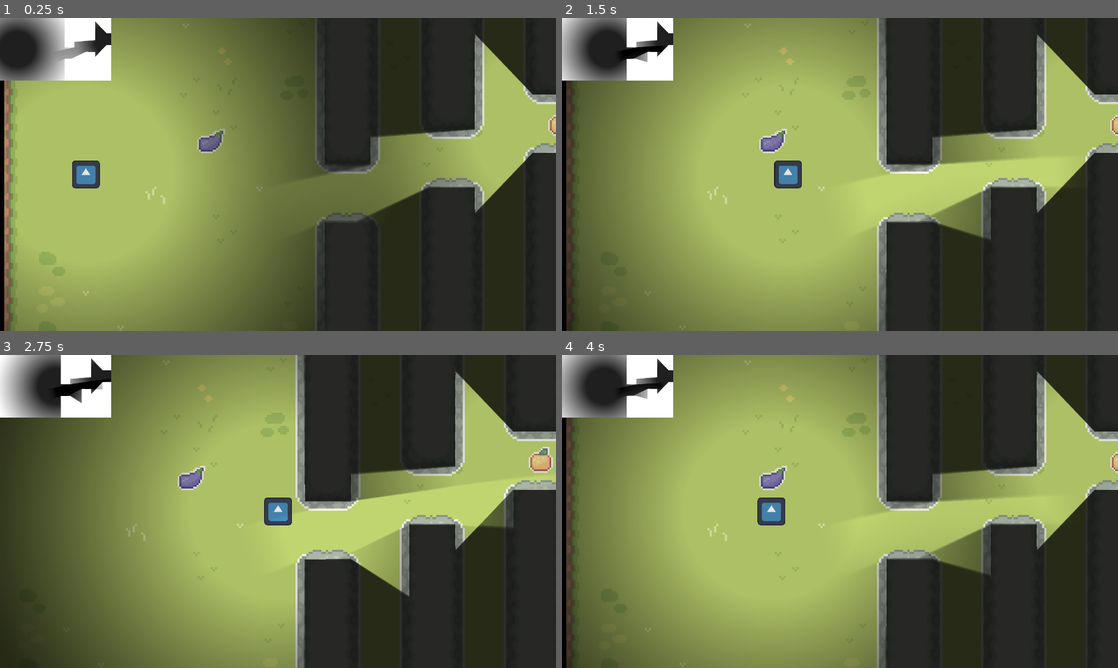
Above: before the commit, frames 1-4 (two rows, left to right).
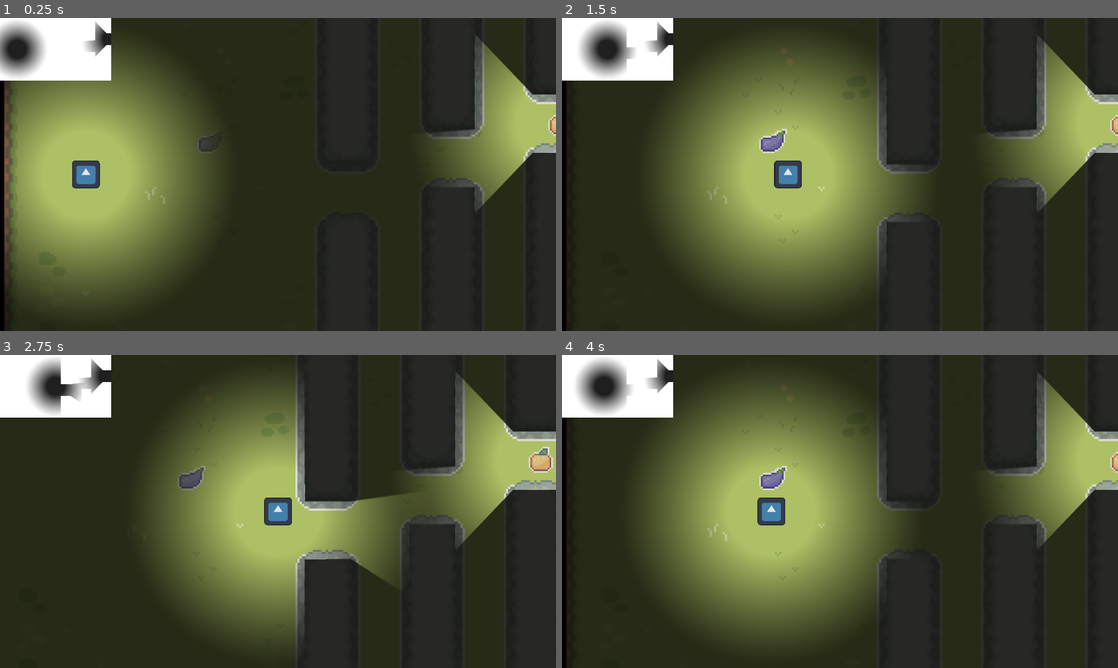
Above: after the commit, the same moments.

Repository: Max-Goad/infiltrate
Game: Godot game, scene res://scenes/test.tscn
Two runs of this game, one before a commit and one after it. Both use one fixed random seed, a clock stepped at 60 frames per second and the inputs below. The engine's default icon, where the game draws it, is replaced by a stand-in: a white triangle on a blue panel in a dark square.
Inputs (mouse positions are in pixels of both pictures, inside the frame that each line leads up to):
- Up to frame 1 (0.25 s): no input
- Up to frame 2 (1.5 s): tap Enter at 0.5 s; move the mouse to (962, 158) at 0.52 s; hold Right (player_right) 0.53-1.25 s; click (962, 158) at 0.67 s; drag from (728, 190) to (812, 237) at 1.27 s
- Up to frame 3 (2.75 s): tap Space at 2 s; move the mouse to (333, 442) at 2.02 s; hold Right (player_right) from 2.03 s (still down)
- Up to frame 4 (4 s): release Right (player_right) at 2.75 s; tap Enter at 2.75 s; drag from (812, 574) to (673, 464) at 2.77 s; tap Space at 3.5 s; move the mouse to (1006, 558) at 3.52 s; hold Left (player_left) from 3.53 s (still down)

The runs differ from the first frame. In frame 1, 57% of the frame differs, in the area x 0-94%, y 0-100%; in frame 2, 59%; in frame 3, 53%; in frame 4, 59%.

Commit message:
Refactored map renderer to use cameras instead of manual (inverse) object movement

Diff:
--- a/project.godot
+++ b/project.godot
@@ -14,6 +14,10 @@
 run/main_scene="res://scenes/test.tscn"
 config/features=PackedStringArray("4.3", "Forward Plus")
 config/icon="res://icon.svg"
+
+[debug]
+
+gdscript/warnings/shadowed_variable=0
 
 [display]
 
--- a/scenes/map_renderer.tscn
+++ b/scenes/map_renderer.tscn
@@ -1,8 +1,7 @@
-[gd_scene load_steps=8 format=3 uid="uid://sh3yljpf73t7"]
+[gd_scene load_steps=7 format=3 uid="uid://sh3yljpf73t7"]
 
 [ext_resource type="Shader" path="res://resources/masked_texture.gdshader" id="1_1fnjm"]
 [ext_resource type="Script" path="res://scripts/map_renderer.gd" id="1_1u0w6"]
-[ext_resource type="Script" path="res://scripts/camera_adjusting_viewport.gd" id="3_piwvl"]
 
 [sub_resource type="ViewportTexture" id="ViewportTexture_djdf3"]
 viewport_path = NodePath("Mask")
@@ -32,8 +31,6 @@
 
 [node name="Overlay" type="SubViewport" parent="."]
 size = Vector2i(1280, 720)
-script = ExtResource("3_piwvl")
 
 [node name="Mask" type="SubViewport" parent="."]
 size = Vector2i(1280, 720)
-script = ExtResource("3_piwvl")
--- a/scenes/test.tscn
+++ b/scenes/test.tscn
@@ -61,7 +61,6 @@
 
 [node name="LightComponent" type="Node2D" parent="Test Static Light"]
 script = ExtResource("7_8fgcr")
-relativity = 1
 
 [node name="Player" type="CharacterBody2D" parent="."]
 position = Vector2(198, 557)
@@ -85,7 +84,6 @@
 
 [node name="LightComponent" type="Node2D" parent="Player"]
 script = ExtResource("7_8fgcr")
-relativity = 1
 
 [node name="Camera2D" type="Camera2D" parent="." node_paths=PackedStringArray("map", "follow")]
 script = ExtResource("9_36oxv")
--- a/scenes/visibility_light.tscn
+++ b/scenes/uv_map_light.tscn
@@ -1,6 +1,6 @@
 [gd_scene load_steps=4 format=3 uid="uid://c1ont37t30mn7"]
 
-[ext_resource type="Script" path="res://scripts/visibility_light.gd" id="1_m00vt"]
+[ext_resource type="Script" path="res://scripts/uv_map_light.gd" id="1_g44fe"]
 
 [sub_resource type="Gradient" id="Gradient_evf6e"]
 interpolation_color_space = 2
@@ -20,4 +20,4 @@
 shadow_filter = 1
 texture = SubResource("GradientTexture2D_rf2tg")
 texture_scale = 2.0
-script = ExtResource("1_m00vt")
+script = ExtResource("1_g44fe")
--- a/scripts/camera_adjusting_viewport.gd
+++ /dev/null
@@ -1,40 +0,0 @@
-class_name CameraAdjustingViewport extends SubViewport
-
-#region Variables
-var camera: MapBoundedFollowCamera
-var camera_size: Vector2
-var map_layers: Array[TileMapLayer]
-var lights: Array[VisibilityLight]
-#endregion
-
-#region Signals
-#endregion
-
-#region Engine Functions
-func _ready() -> void:
-	self.size = get_window().size
-#endregion
-
-#region Public Functions
-func register_camera(camera: MapBoundedFollowCamera):
-	self.camera = camera
-
-func register_map_layer(layer: TileMapLayer):
-	map_layers.push_back(layer)
-	add_child(layer)
-
-func register_light(light: VisibilityLight):
-	lights.push_back(light)
-	add_child(light)
-
-func update():
-	assert(camera)
-	var target_position = -camera.get_screen_center_position() + camera.get_centered_position()
-	for layer in map_layers:
-		layer.global_position = target_position
-	for light in lights:
-		light.update_position(target_position)
-#endregion
-
-#region Private Functions
-#endregion
--- a/scripts/components/light_component.gd
+++ b/scripts/components/light_component.gd
@@ -1,33 +1,20 @@
 class_name LightComponent extends Node2D
 
-const VISIBILITY_LIGHT = preload("res://scenes/visibility_light.tscn")
-
-enum Relativity {
-	## World-relative lights, such as static lights,
-	## are unaffected by the camera's current position.
-	WORLD_RELATIVE = 0,
-	## Camera-relative lights, such as the player light,
-	## set their positions based on the camera space.
-	CAMERA_RELATIVE,
-}
-
 #region Variables
-@export var relativity: Relativity
-@export_range(0.1, 5.0) var intensity := 1.0
-var light: VisibilityLight
+@export_range(0.1, 5.0) var intensity := 1.0 :
+	set(value):
+		intensity = value
+		settings_changed.emit()
 #endregion
 
 #region Signals
+signal settings_changed
 #endregion
 
 #region Engine Functions
 #endregion
 
 #region Public Functions
-func generate_light() -> VisibilityLight:
-	light = VISIBILITY_LIGHT.instantiate()
-	light.component = self
-	return light
 #endregion
 
 #region Private Functions
--- a/scripts/map_bounded_follow_camera.gd
+++ b/scripts/map_bounded_follow_camera.gd
@@ -28,8 +28,6 @@
 			_update_rotation()
 			_update_bound()
 		scene_camera.position = follow.position
-
-	self.drag_vertical_offset
 #endregion
 
 #region Public Functions
@@ -37,8 +35,8 @@
 	self.map = map
 	_update_bound()
 
-func get_centered_position() -> Vector2:
-	return get_viewport_rect().size / 2
+func screen_center() -> Vector2:
+	return get_window().size / 2
 #endregion
 
 #region Private Functions
--- a/scripts/map_renderer.gd
+++ b/scripts/map_renderer.gd
@@ -12,10 +12,10 @@
 
 ## The overlay is the faded portion of the map which is displayed
 ## over top of everything else when no there is no vision.
-@onready var overlay: CameraAdjustingViewport = $Overlay
+@onready var overlay: SubViewport = $Overlay
 ## The mask "cuts a hole" through the overlay (using lights)
 ## in order to reveal the real map below it.
-@onready var mask: CameraAdjustingViewport = $Mask
+@onready var mask: SubViewport = $Mask
 
 @onready var render: Sprite2D = $Render
 
@@ -30,32 +30,25 @@
 func _ready() -> void:
 	assert(map)
 	assert(camera)
-	overlay.register_camera(camera)
-	mask.register_camera(camera)
-	for layer in map.layers:
-		overlay.register_map_layer(_apply_overlay_adjustments(layer.duplicate()))
-		mask.register_map_layer(_apply_mask_shader(layer.duplicate()))
-	for component in light_components:
-		mask.register_light(component.generate_light())
-	render.offset = camera.get_centered_position()
-	mask_debug_display.offset = camera.get_centered_position()
+	assert(len(light_components) > 0)
+
+	overlay.add_child(UVMapCamera.new(camera))
+	mask.add_child(UVMapCamera.new(camera))
+	for ref_layer in map.layers:
+		overlay.add_child(UVMapLayer.generate_overlay(ref_layer))
+		mask.add_child(UVMapLayer.generate_mask(ref_layer))
+	for ref_comp in light_components:
+		# Only add the lights to the mask; the actual lights will exist in the real map
+		mask.add_child(UVMapLight.generate(ref_comp))
+
+	render.offset = camera.screen_center()
+	mask_debug_display.offset = camera.screen_center()
 	mask_debug_display.visible = show_debug_mask
 	self.show()
-
-func _process(_delta: float) -> void:
-	overlay.update()
-	mask.update()
 #endregion
 
 #region Public Functions
 #endregion
 
 #region Private Functions
-func _apply_overlay_adjustments(layer: TileMapLayer) -> TileMapLayer:
-	layer.modulate.v = 0.2
-	return layer
-
-func _apply_mask_shader(layer: TileMapLayer) -> TileMapLayer:
-	layer.material = MASK_MATERIAL
-	return layer
 #endregion
--- /dev/null
+++ b/scripts/uv_map_camera.gd
@@ -0,0 +1,12 @@
+class_name UVMapCamera extends Camera2D
+
+var reference: Camera2D
+
+func _init(reference: Camera2D):
+	self.reference = reference
+
+func _process(_delta: float) -> void:
+	# We don't use the reference's position because for some dumb reason
+	# the "position" of the camera continues to increment/decrement even
+	# when it is stopped by the specified bound limits.
+	self.global_position = reference.get_screen_center_position()
--- /dev/null
+++ b/scripts/uv_map_layer.gd
@@ -0,0 +1,13 @@
+class_name UVMapLayer extends TileMapLayer
+
+const MASK_MATERIAL: Material = preload("res://resources/shaders/all_white.tres")
+
+static func generate_overlay(reference: TileMapLayer) -> UVMapLayer:
+	var uv_map_layer: TileMapLayer = reference.duplicate()
+	uv_map_layer.modulate.v = 0.2
+	return uv_map_layer
+
+static func generate_mask(reference: TileMapLayer) -> UVMapLayer:
+	var uv_map_layer: TileMapLayer = reference.duplicate()
+	uv_map_layer.material = MASK_MATERIAL
+	return uv_map_layer
--- /dev/null
+++ b/scripts/uv_map_light.gd
@@ -0,0 +1,18 @@
+class_name UVMapLight extends PointLight2D
+
+const UV_MAP_LIGHT_TEMPLATE = preload("res://scenes/uv_map_light.tscn")
+
+var reference: LightComponent
+
+static func generate(reference: LightComponent) -> UVMapLight:
+	var uv_map_light: UVMapLight = UV_MAP_LIGHT_TEMPLATE.instantiate()
+	uv_map_light.reference = reference
+	reference.settings_changed.connect(uv_map_light.on_settings_changed)
+	uv_map_light.on_settings_changed()
+	return uv_map_light
+
+func _process(_delta: float) -> void:
+	self.global_position = reference.global_position
+
+func on_settings_changed():
+	texture_scale = reference.intensity
--- a/scripts/visibility_light.gd
+++ /dev/null
@@ -1,11 +0,0 @@
-class_name VisibilityLight extends PointLight2D
-
-var component: LightComponent
-
-func update_position(target_position: Vector2) -> void:
-	match component.relativity:
-		LightComponent.Relativity.WORLD_RELATIVE:
-			self.global_position = target_position
-			print(self.global_position)
-		LightComponent.Relativity.CAMERA_RELATIVE:
-			self.global_position = target_position + component.global_position
